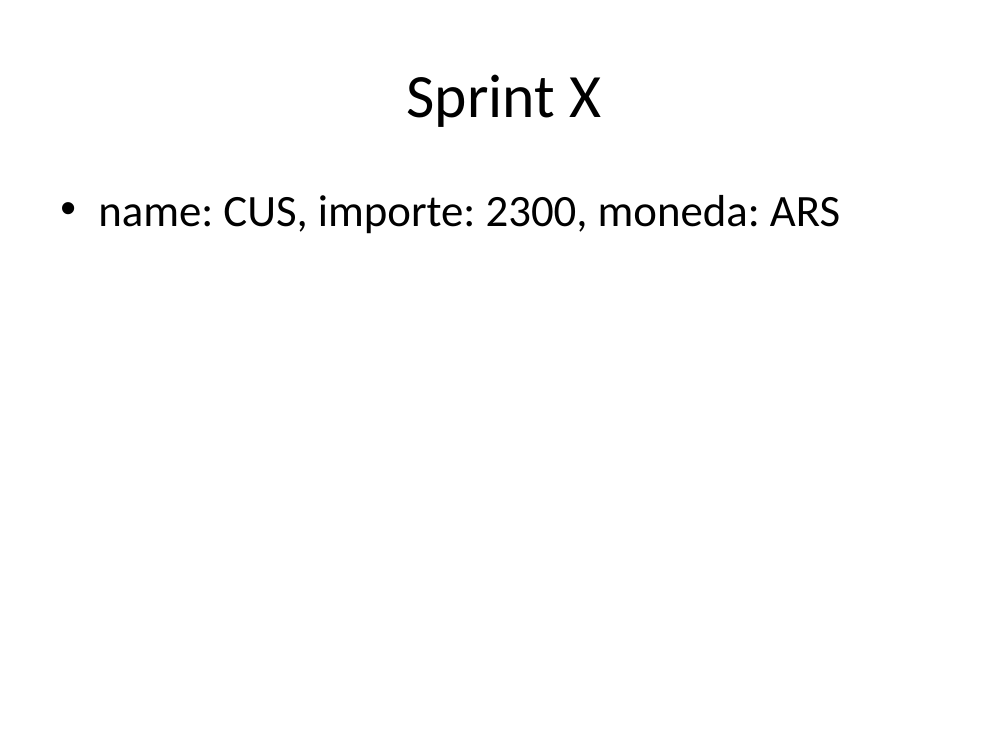
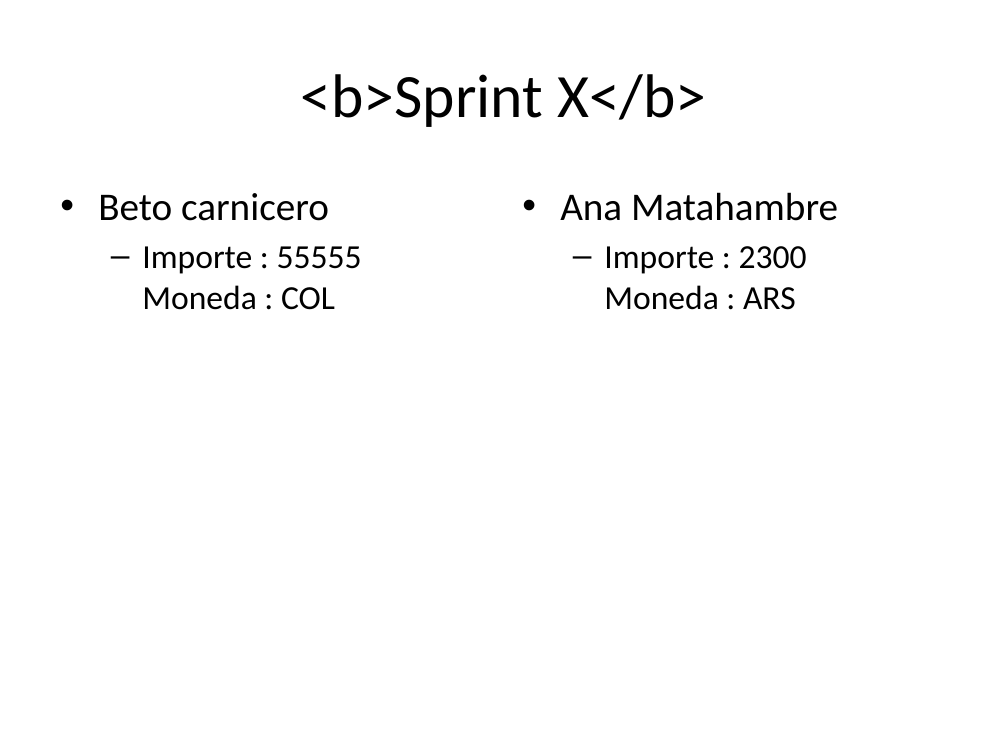
Before and after one commit to gianpieryup/Python, a slide deck: slide 2 of Dev/dataframe_to_ppt/presentacion.pptx. Drawn at 1008x756 pixels with LibreOffice and Linux fonts; fonts in the diff are those of the drawing. Boxes give left, top, right and bottom in pixels: in the first picture for what was removed or moved away, otherwise in the second. Text is boxed around its words. In the diff, an @@ line names an element or a change of style, - is before the commit and + after.

```diff
--- a/Dev/dataframe_to_ppt/presentacion.pptx
+++ b/Dev/dataframe_to_ppt/presentacion.pptx
@@ title at (301, 74, 706, 127): text changed @@
-Sprint X
+<b>Sprint X</b>
@@ text at (98, 193, 362, 310): text changed; size 32 to 24 pt @@
-• name: CUS, importe: 2300, moneda: ARS
+• Beto carnicero
+  – Importe : 55555
+    Moneda : COL
@@ text added at (560, 192, 838, 310), 24 pt, text #000000 @@
+• Ana Matahambre
+  – Importe : 2300
+    Moneda : ARS
```
Also in this commit, not shown: 2 other slides changed, 2 other files.
